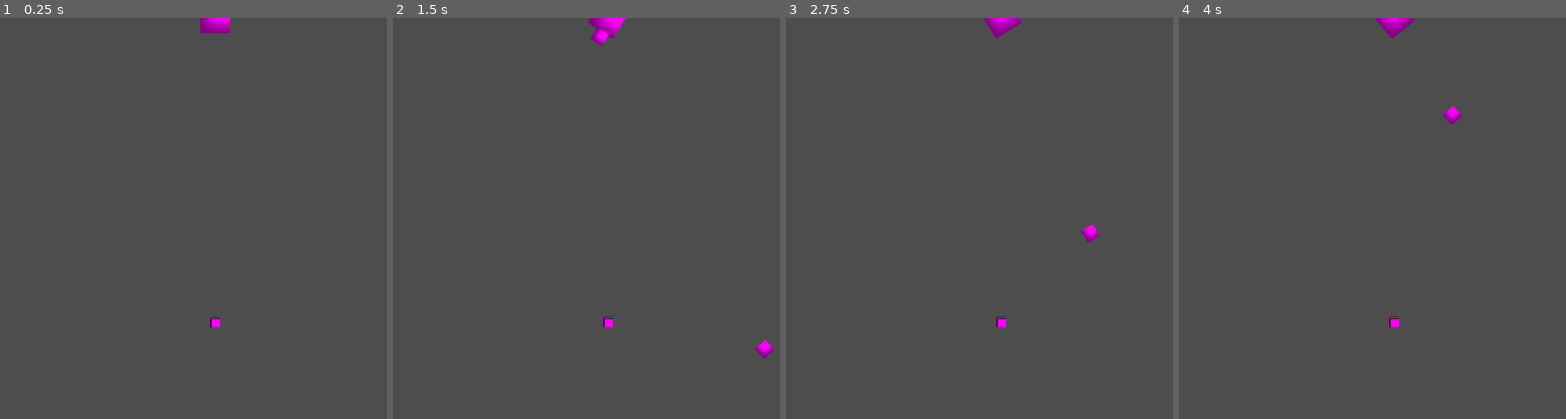
Above: before the commit, frames 1-4 (left to right).
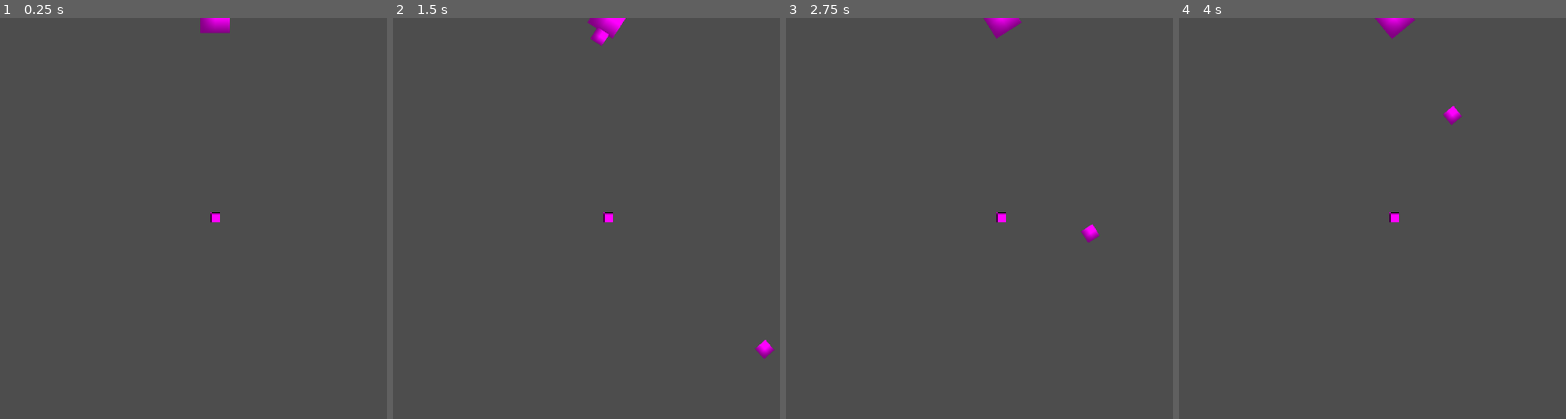
Above: after the commit, the same moments.

Repository: camoa016/Peggle-ripoff
Game: Godot game, scene res://Scenes/main.tscn
The game is run twice, just before and just after one commit, with the same random seed, the same clock (stepped at 60 frames per second) and the same inputs.
Inputs (mouse positions are in pixels of both pictures, inside the frame that each line leads up to):
- Up to frame 1 (0.25 s): no input
- Up to frame 2 (1.5 s): tap Enter at 0.5 s; move the mouse to (764, 198) at 0.52 s; click (764, 198) at 0.67 s; move the mouse to (462, 238) at 1.27 s; click (462, 238) at 1.42 s
- Up to frame 3 (2.75 s): move the mouse to (1072, 130) at 2.02 s; click (1072, 130) at 2.17 s
- Up to frame 4 (4 s): move the mouse to (1357, 298) at 2.77 s; click (1357, 298) at 2.92 s; move the mouse to (outside the picture) at 3.52 s; click (outside the picture) at 3.67 s

The runs differ from the first frame. In frame 1, 0.1% of the frame differs, in the area x 54-57%, y 48-78%; in frame 2, 0.1%; in frame 3, 0.1%; in frame 4, 0.1%.

Commit message:
Reposition Peg and Launcher in main scene
Move Peg from Vector2(0,160) to Vector2(576,320) and Launcher from Vector2(0,-328) to Vector2(576,0). Remove the explicit Main node position (Vector2(576,328)) so the scene no longer has an unintended root offset. These changes align the gameplay nodes with the scene/camera center.

Diff:
--- a/peggle-ripoff/Scenes/main.tscn
+++ b/peggle-ripoff/Scenes/main.tscn
@@ -5,7 +5,6 @@
 [ext_resource type="PackedScene" uid="uid://3h37xirumngi" path="res://Scenes/borders.tscn" id="3_jjvhh"]
 
 [node name="Main" type="Node2D" unique_id=1617084391]
-position = Vector2(576, 328)
 
 [node name="Camera2D" type="Camera2D" parent="." unique_id=1305710799]
 limit_left = 0
@@ -14,9 +13,9 @@
 limit_bottom = 648
 
 [node name="Peg" parent="." unique_id=2053050987 instance=ExtResource("2_bo1nx")]
-position = Vector2(0, 160)
+position = Vector2(576, 320)
 
 [node name="Launcher" parent="." unique_id=1356385187 instance=ExtResource("3_8gbba")]
-position = Vector2(0, -328)
+position = Vector2(576, 0)
 
 [node name="Borders" parent="." unique_id=1850781841 instance=ExtResource("3_jjvhh")]
